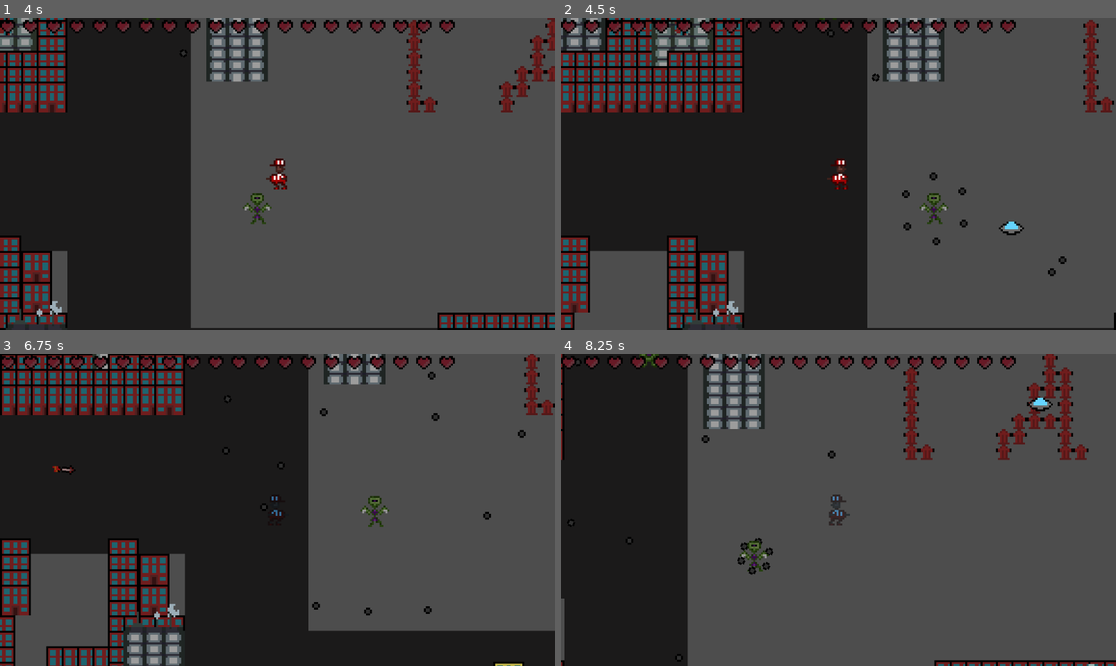
Above: before the commit, frames 1-4 (two rows, left to right).
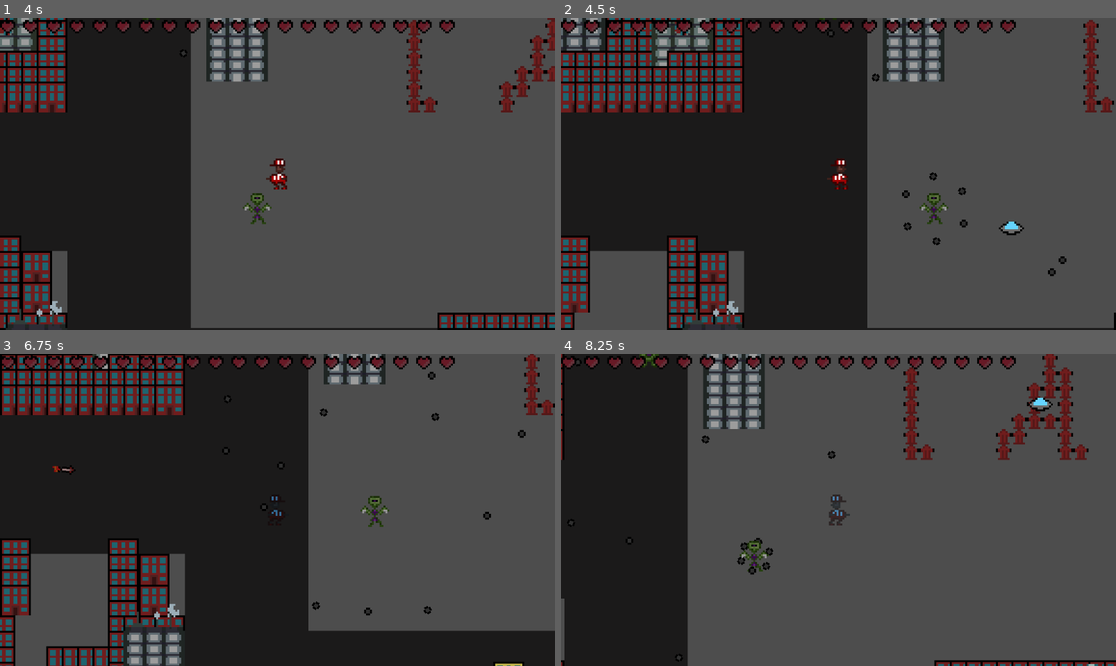
Above: after the commit, the same moments.

Repository: Lila-Kuhlt/Close-Encounters-of-the-Jeff-Kind
Game: Godot game, scene res://scenes/World.tscn
Two runs of this game, one before a commit and one after it. Both use one fixed random seed, a clock stepped at 60 frames per second and the inputs below.
Inputs:
- Up to frame 1 (4 s): tap Enter at 0.5 s; hold D (right) 0.53-1.28 s; hold S (down) 1.28-2.03 s; hold D (right) 2.03-2.78 s; hold W (up) 2.78-3.53 s; hold A (left) from 3.53 s (still down)
- Up to frame 2 (4.5 s): keep holding A (left)
- Up to frame 3 (6.75 s): release A (left) at 5.03 s; hold S (down) 5.03-5.78 s; hold D (right) 5.78-6.53 s; hold W (up) from 6.53 s (still down)
- Up to frame 4 (8.25 s): release W (up) at 7.28 s; hold D (right) 7.28-8.03 s; hold S (down) from 8.03 s (still down)

Frame 1 is identical in both runs. In frame 2, less than 0.1% of the frame differs, in the area x 61-73%, y 49-73%; in frame 3, less than 0.1%; in frame 4, less than 0.1%, in the area x 20-50%, y 26-99%.

Commit message:
Small code improvements

Diff:
--- a/godot/scenes/Ufo.gd
+++ b/godot/scenes/Ufo.gd
@@ -46,9 +46,6 @@
 
 	return coord
 
-func mirror_point(point: Vector2, center: Vector2) -> Vector2:
-	return 2 * center - point
-
 func _on_timer_timeout():
 	for alpha in [1, -1]:
 		var bullet = Bullet.instantiate()
--- a/godot/scenes/World.gd
+++ b/godot/scenes/World.gd
@@ -11,7 +11,7 @@
 const PACKAGE_SPAWN_OFFSET := 5.0
 const PACKAGE_TIMEOUT := 40.0
 
-@export var ufo_spawn_chance = 1.0
+@export var UFO_SPAWN_CHANCE = 1.0
 
 var package_spawn_areas: Array[Vector2] = []
 var package_destination_areas: Array[Node2D] = []
@@ -120,7 +120,5 @@
 	start_package_spawn_timer()
 
 func _on_ufo_timer_timeout():
-	if randf_range(0, 1) > ufo_spawn_chance:
-		return
-
-	add_child(Ufo.instantiate())
+	if randf_range(0, 1) <= UFO_SPAWN_CHANCE:
+		add_child(Ufo.instantiate())
--- a/godot/scenes/aliens/FixedAlien.gd
+++ b/godot/scenes/aliens/FixedAlien.gd
@@ -2,17 +2,17 @@
 
 const Bullet = preload("res://scenes/bullets/LineBullet.tscn")
 
-var x := 0.0
+var shooting_direction := Vector2(1, 0)
 
 func _on_timer_timeout():
 	var bullet = Bullet.instantiate()
 	var bullet2 = Bullet.instantiate()
-	bullet.direction = Vector2.from_angle(x)
-	bullet2.direction = -Vector2.from_angle(x)
-	bullet.rotation = x - PI/2
-	bullet2.rotation = x - PI/2
+	bullet.direction = shooting_direction
+	bullet2.direction = -shooting_direction
+	bullet.rotation = bullet.direction.angle() - PI/2
+	bullet2.rotation = bullet2.direction.angle() - PI/2
 	bullet.position = position
 	bullet2.position = position
-	x += PI/2
+	shooting_direction = shooting_direction.rotated(PI/2)
 	get_parent().add_child(bullet)
 	get_parent().add_child(bullet2)
--- a/godot/scenes/aliens/ThinAlien.gd
+++ b/godot/scenes/aliens/ThinAlien.gd
@@ -6,13 +6,14 @@
 @export var WALK_CHANCE := 0.2
 @export var NUM_BULLETS := 6
 const Bullet = preload("res://scenes/bullets/CircleBullet.tscn")
-var x := 0.0
+
+var shooting_direction := Vector2(1, 0)
 
 func _on_timer_timeout():
 	for i in range(NUM_BULLETS):
 		var bullet = Bullet.instantiate()
-		bullet.direction = Vector2.from_angle(x + i * (2 * PI / NUM_BULLETS))
-		bullet.rotation = x - PI/2
+		bullet.direction = shooting_direction.rotated(i * (2 * PI / NUM_BULLETS))
+		bullet.rotation = bullet.direction.angle() - PI/2
 		bullet.position = position
 		get_parent().add_child(bullet)
-	x += 0.5
+	shooting_direction = shooting_direction.rotated(0.5)
--- a/godot/scenes/bullets/CircleBullet.gd
+++ b/godot/scenes/bullets/CircleBullet.gd
@@ -1,9 +1,9 @@
 extends "res://scenes/bullets/Bullet.gd"
 
-const SPEED_INCREASE := 0.4
-const ANGLE := 0.03
+const ACCELERATION := 24.0
+const ANGULAR_VELOCITY := 1.8
 
 func _physics_process(delta):
-	direction = direction.rotated(ANGLE)
-	speed += SPEED_INCREASE
+	direction = direction.rotated(delta * ANGULAR_VELOCITY)
+	speed += delta * ACCELERATION
 	super._physics_process(delta)
